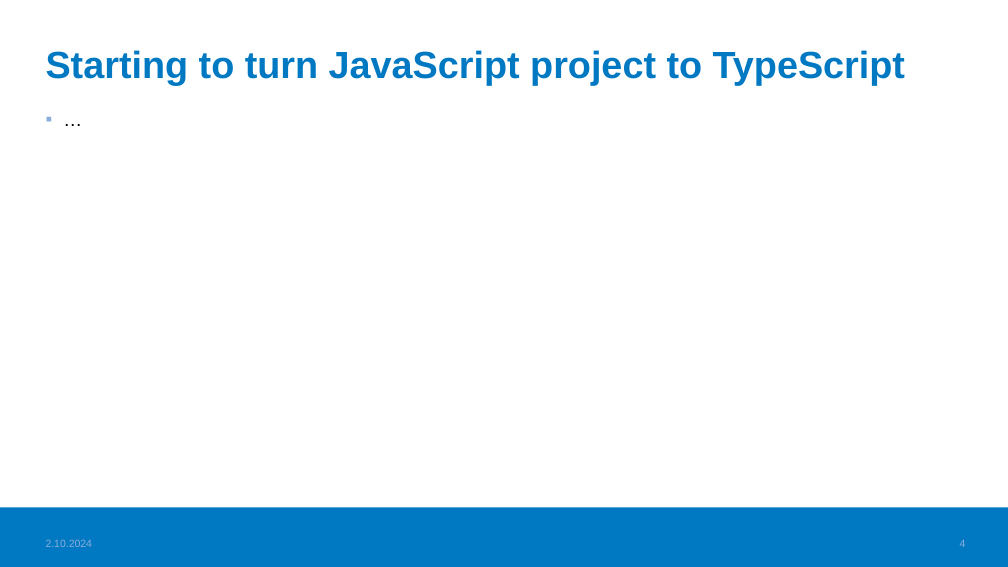
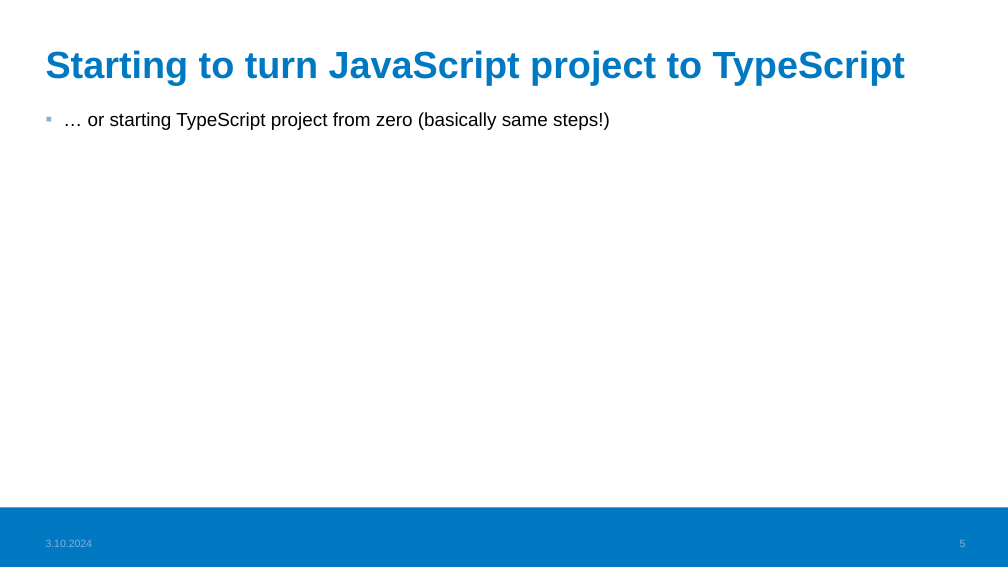
Before and after one commit to valju/JS_ES_Features, a slide deck: slide 5 of TS_basics/TypeScript_usage_understood.pptx (slide 4 before the commit). Drawn at 1008x567 pixels with LibreOffice and Linux fonts; fonts in the diff are those of the drawing; background and template pictures are left out. Boxes give left, top, right and bottom in pixels: in the first picture for what was removed or moved away, otherwise in the second. Text is boxed around its words. In the diff, an @@ line names an element or a change of style, - is before the commit and + after.

```diff
--- a/TS_basics/TypeScript_usage_understood.pptx
+++ b/TS_basics/TypeScript_usage_understood.pptx
@@ text at <box>88,112,610,130</box>: text changed @@
-▪ …
+▪ … or starting TypeScript project from zero (basically same steps!)
@@ page number at <box>960,540,966,547</box>: text changed @@
-4
+5
```
Also in this commit, not shown: 11 other slides changed, 2 slides added, 2 other files.
